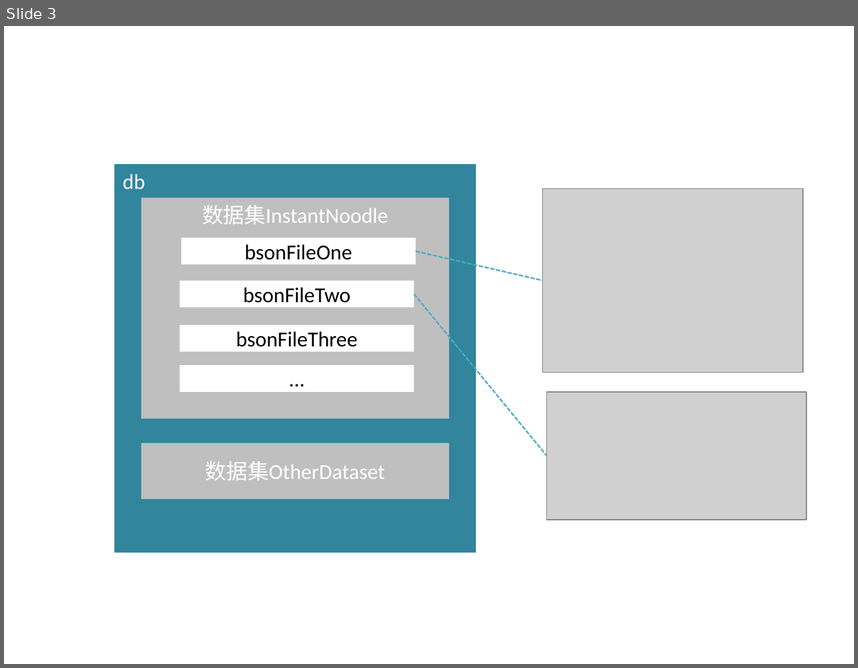
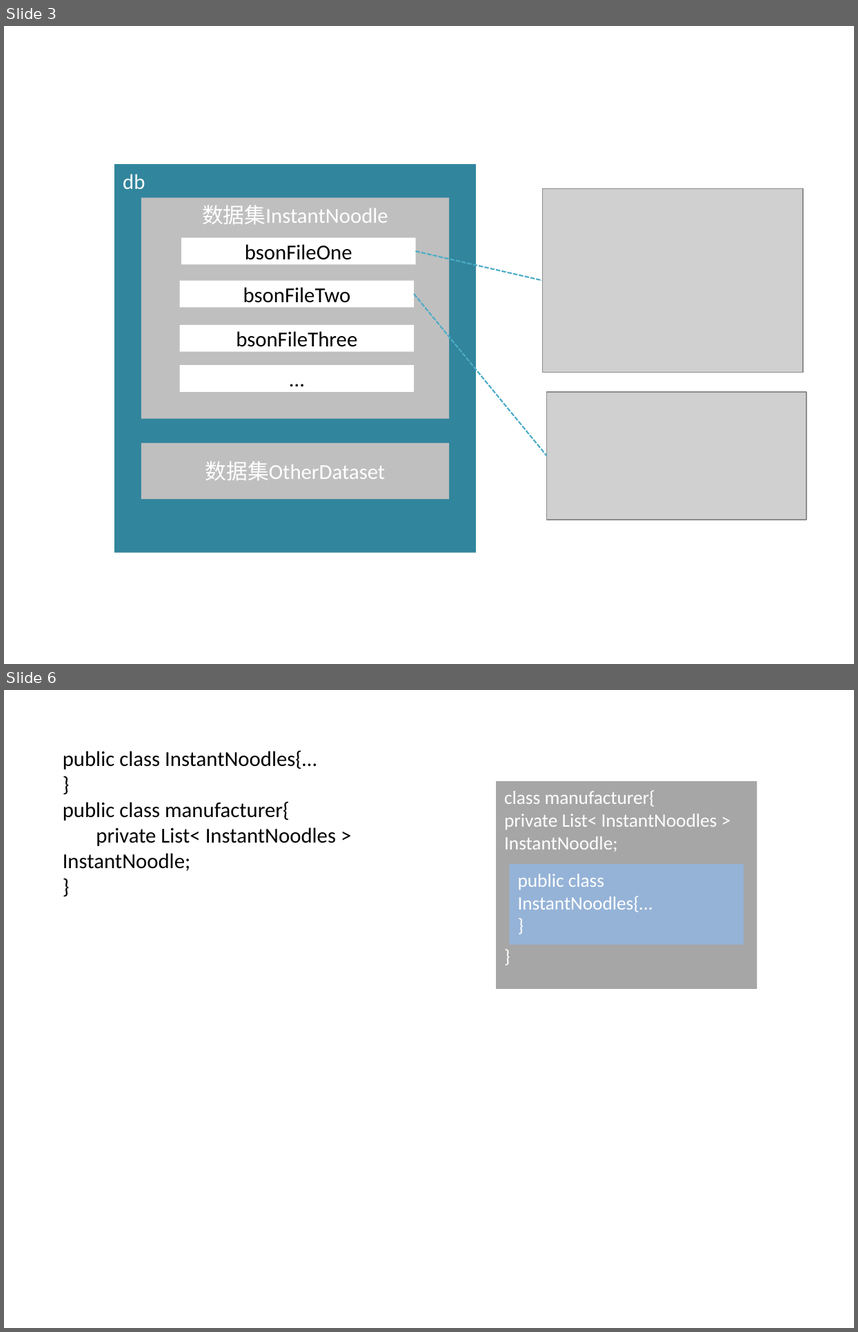
Before and after one commit to Gnnnn/Graduation-project, a slide deck: dbs/数据存储模型.pptx. Shown one above the other, each under a label of ours: slide 3 before the commit, slides 3 and 6 after it; the slides between them are not shown. The pictures are 858x668 and 858x1332 pixels, drawn with LibreOffice and Linux fonts; fonts in the diff are those of the drawing; grey boxes stand for pictures. Boxes give left, top, right and bottom in pixels: in the first picture for what was removed or moved away, otherwise in the second. Text is boxed around its words. In the diff, an @@ line names an element or a change of style, - is before the commit and + after.

```diff
--- a/dbs/数据存储模型.pptx
+++ b/dbs/数据存储模型.pptx
@@ slide 6 added at (4, 690, 854, 1328), background #FFFFFF @@
@@ text added at (63, 750, 336, 871), 18 pt, text #000000 @@
+public class InstantNoodles{…
+}
+public class manufacturer{
+private List< InstantNoodles > InstantNoodle;
+}
@@ rectangle added at (496, 781, 757, 988), fill #A6A6A6, 16 pt, text #FFFFFF @@
+class manufacturer{
+private List< InstantNoodles > InstantNoodle;
+}
@@ rectangle added at (509, 863, 744, 944), fill #95B3D7, 16 pt, text #FFFFFF @@
+public class InstantNoodles{…
+}
```
Also in this commit, not shown: 1 slide changed, 1 other slide added, 2 slides removed, 3 other files.
